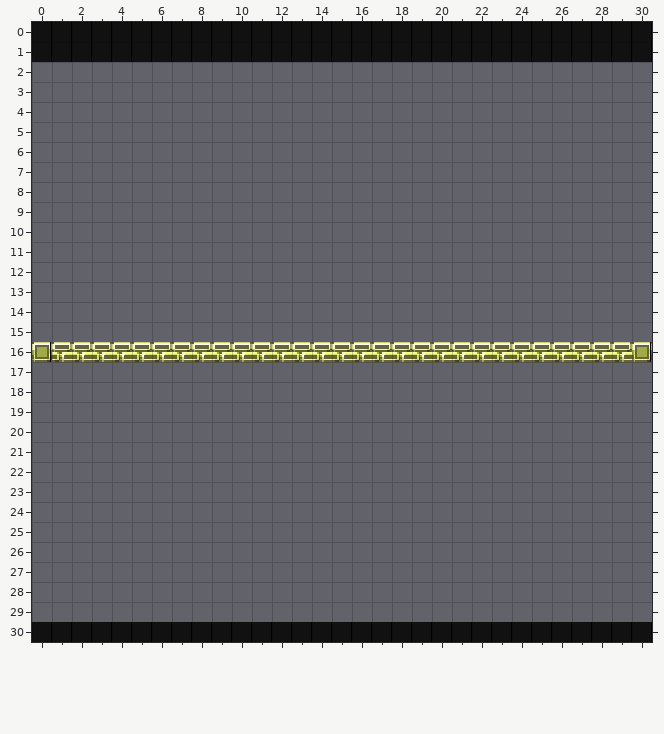
One commit to this Tiled map (JSON): games/Phaser-Snake-Game/public/assets/Tiled/Stage-02e.json. The picture above was drawn from the file before the commit.
Cells are 24x24 px. Shown: x 0..30, y 0..30.
The same view after the edit:
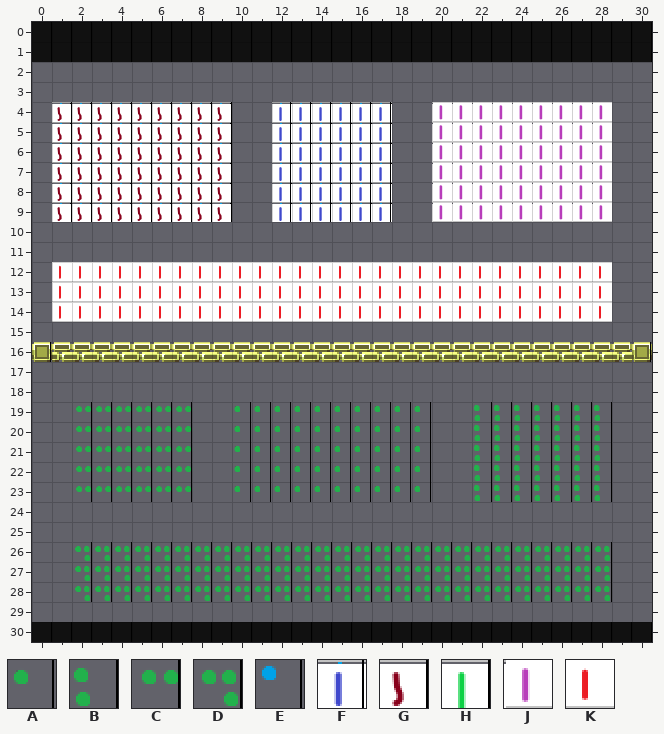
Key: from "tileSheetx24": A 256, B 257, C 258, D 259, E 288, F 352, G 353, H 354, J 355, K 356.
_ is an empty cell.
Tiles of an added or newly shown layer are drawn over the layers below it.
From old to new:
Changed rows in their new state; . is an unchanged cell.
Layer "Portal-X" (added):
first column x 1:
 4 EEEEEEEEE..EEEEEE..EEEEEEEEE
 5 EEEEEEEEE..EEEEEE..EEEEEEEEE
 6 EEEEEEEEE..EEEEEE..EEEEEEEEE
 7 EEEEEEEEE..EEEEEE..EEEEEEEEE
 8 EEEEEEEEE..EEEEEE..EEEEEEEEE
 9 EEEEEEEEE..EEEEEE..EEEEEEEEE
first column x 10:
19 AAAAAAAAAA
20 AAAAAAAAAA
21 AAAAAAAAAA
22 AAAAAAAAAA
23 AAAAAAAAAA
Layer "Portal-1" (added):
first column x 1:
 4 FFFFFFFFF..GGGGGG..HHHHHHHHH
 5 FFFFFFFFF..GGGGGG..HHHHHHHHH
 6 FFFFFFFFF..GGGGGG..HHHHHHHHH
 7 FFFFFFFFF..GGGGGG..HHHHHHHHH
 8 FFFFFFFFF..GGGGGG..HHHHHHHHH
 9 FFFFFFFFF..GGGGGG..HHHHHHHHH
first column x 22:
19 BBBBBBB
20 BBBBBBB
21 BBBBBBB
22 BBBBBBB
23 BBBBBBB
Layer "Portal-2" (added):
first column x 1:
 4 FFFFFFFFF..GGGGGG..HHHHHHHHH
 5 FFFFFFFFF..GGGGGG..HHHHHHHHH
 6 FFFFFFFFF..GGGGGG..HHHHHHHHH
 7 FFFFFFFFF..GGGGGG..HHHHHHHHH
 8 FFFFFFFFF..GGGGGG..HHHHHHHHH
 9 FFFFFFFFF..GGGGGG..HHHHHHHHH
first column x 2:
19 CCCCCC
20 CCCCCC
21 CCCCCC
22 CCCCCC
23 CCCCCC
Layer "Portal-3" (added):
first column x 1:
 4 GGGGGGGGG..FFFFFF..JJJJJJJJJ
 5 GGGGGGGGG..FFFFFF..JJJJJJJJJ
 6 GGGGGGGGG..FFFFFF..JJJJJJJJJ
 7 GGGGGGGGG..FFFFFF..JJJJJJJJJ
 8 GGGGGGGGG..FFFFFF..JJJJJJJJJ
 9 GGGGGGGGG..FFFFFF..JJJJJJJJJ
12 KKKKKKKKKKKKKKKKKKKKKKKKKKKK
13 KKKKKKKKKKKKKKKKKKKKKKKKKKKK
14 KKKKKKKKKKKKKKKKKKKKKKKKKKKK
first column x 2:
26 DDDDDDDDDDDDDDDDDDDDDDDDDDD
27 DDDDDDDDDDDDDDDDDDDDDDDDDDD
28 DDDDDDDDDDDDDDDDDDDDDDDDDDD
